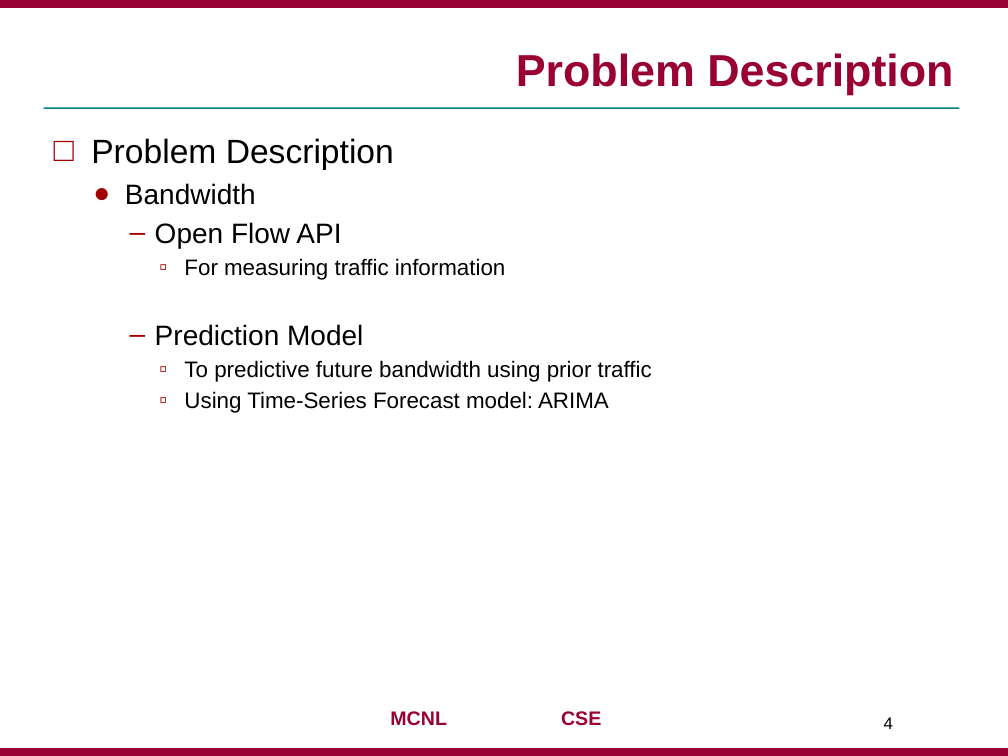
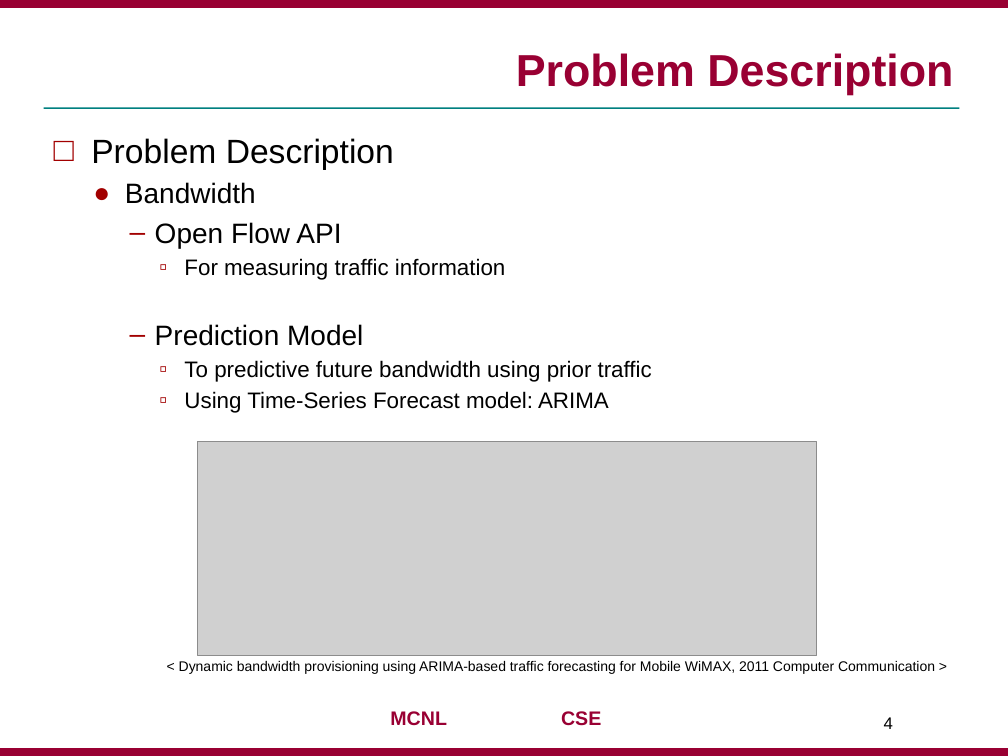
Before and after one commit to jaejunha/Paper, a slide deck: slide 4 of Daily(written_by_Korean)/180713.pptx. Drawn at 1008x756 pixels with LibreOffice and Linux fonts; fonts in the diff are those of the drawing; grey boxes stand for pictures; background and template pictures are left out. Boxes give left, top, right and bottom in pixels: in the first picture for what was removed or moved away, otherwise in the second. Text is boxed around its words. In the diff, an @@ line names an element or a change of style, - is before the commit and + after.

Commit message:
2018.07.13

```diff
--- a/Daily(written_by_Korean)/180713.pptx
+++ b/Daily(written_by_Korean)/180713.pptx
@@ picture added at bbox=[198, 442, 816, 656] @@
@@ text at bbox=[179, 661, 935, 674]: paragraph added @@
+      < Dynamic bandwidth provisioning using ARIMA-based traffic forecasting for Mobile WiMAX, 2011 Computer Communication >
```
Also in this commit, not shown: 1 other slide changed.
